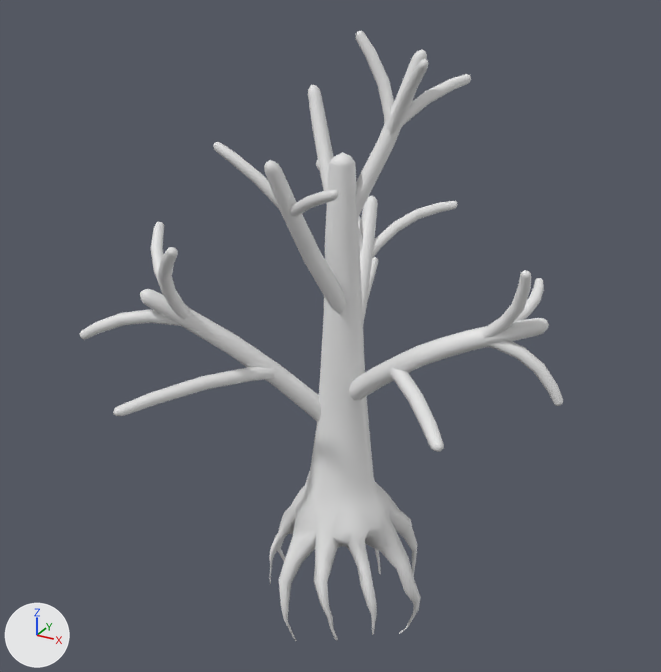
Before and after pictures for a commit that changed the FBX model PicGather/Assets/Tree/tree_2.fbx.
Camera for both pictures: a camera (50 mm lens) standing at (0.151, -0.287, 0.275) and looking at (-0.014, 0.012, 0.125). The axes (+X, +Y, +Z) are drawn at lower left. The lights are the same throughout. Materials are left out; every surface is plain grey. Where no turn or scale is listed for an object, it has been applied to the vertices.

Names of what the first picture shows: 'eda_2', 'miki_2'.
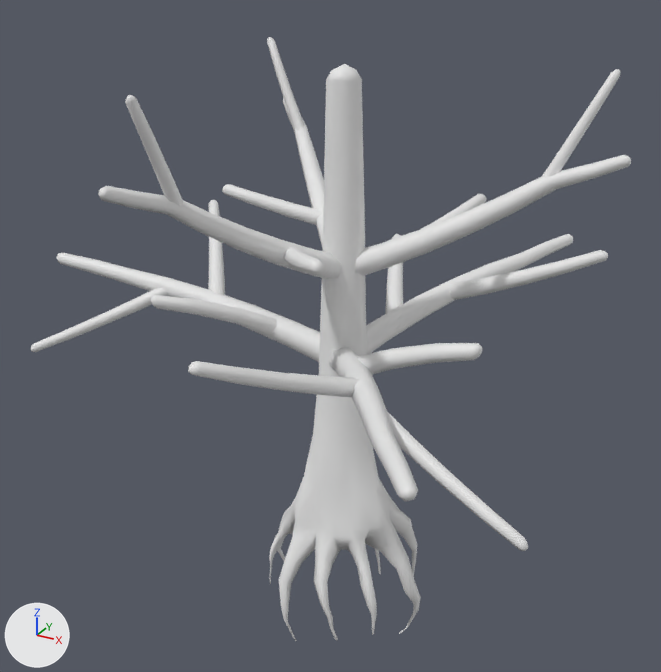
The newer file is also turned or shifted as a whole; pictures and numbers use the older file's frame.

Changed parts and their boxes [x1, y1, x2, y2] in the pictures (661 x 672 px; the box of a moved part takes in the faces that stretch with it):
'eda_02', added
    after: [30, 37, 631, 551]
'miki_2', reshaped (18% taller)
    before: [269, 152, 421, 641]
    after: [269, 64, 421, 641]
'eda_2', deleted
    before: [80, 31, 563, 452]
part 1 of me_mesh, moved or reshaped
    before: [294, 152, 389, 561]
    after: [294, 64, 389, 561]

What changed in the scene script:
```text
Change me_mesh:
    used by ob_miki_2; location = (0.0002, -0.0003, 0.1003)
    remove me_mesh.from_pydata(...)  # 472 vertices, 520 faces; spans x -0.035..0.035, y -0.034..0.034, z -0.103..0.103
    add me_mesh.from_pydata(...)  # 473 vertices, 524 faces; spans x -0.035..0.035, y -0.034..0.034, z -0.103..0.134
    me_mesh part 1
    9 vertices are removed from x -0.012..0.012, y -0.02..0.02, z -0.056..-0.038
    33 faces are deleted
    10 vertices in x -0.017..0.015, y -0.013..0.016, z -0.037 move by (0.0, 0.0, 0.005)
    5 vertices in x -0.016..0.011, y -0.018..-0.007, z -0.038 move by (0.0, 0.0, 0.006)
    5 vertices in x -0.007..0.003, y -0.007..0.009, z 0.015..0.072 move by (0.0, 0.0, 0.032)
    4 vertices in x -0.009..0.003, y 0.002..0.008, z 0.041 move by (0.0, 0.001, 0.034)
    3 vertices in x -0.008..0.004, y 0.009..0.011, z -0.008 move by (0.0, -0.001, 0.025)
    3 vertices in x -0.006..0.002, y 0.005..0.006, z 0.073 move by (0.0, 0.001, 0.032)
    57 vertices move from x -0.016..0.012, y -0.014..0.014, z -0.058..0.103 to x -0.018..0.01, y -0.012..0.013, z -0.059..0.134
    10 vertices are added at x -0.009..0.012, y -0.022..0.021, z -0.055..-0.032
    37 new faces join them
Add me_mesh_001_1:
    me_mesh_001_1.from_pydata(...)  # 831 vertices, 810 faces; spans x -0.132..0.1, y -0.108..0.126, z 0.118..0.234
Remove ob_eda_2:
    ob_eda_2 = bpy.data.objects.new('eda_2', me_mesh_001)
    ob_eda_2.location = (0.002, 0.0073, 0.1671)
Add ob_eda_02:
    ob_eda_02 = bpy.data.objects.new('eda_02', me_mesh_001_1)
    ob_eda_02.location = (-0.0019, -0.0012, 0.0)
```
